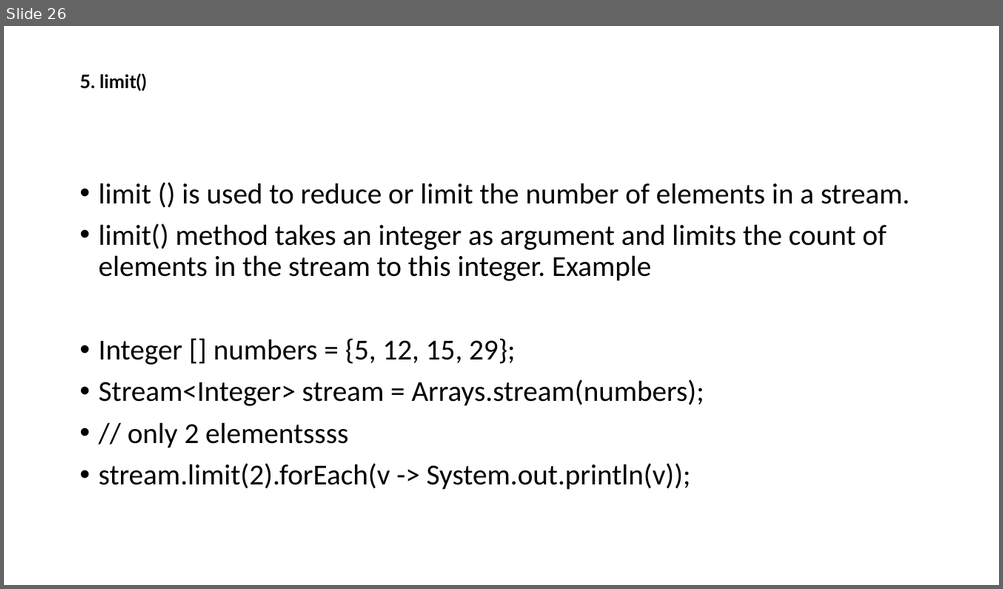
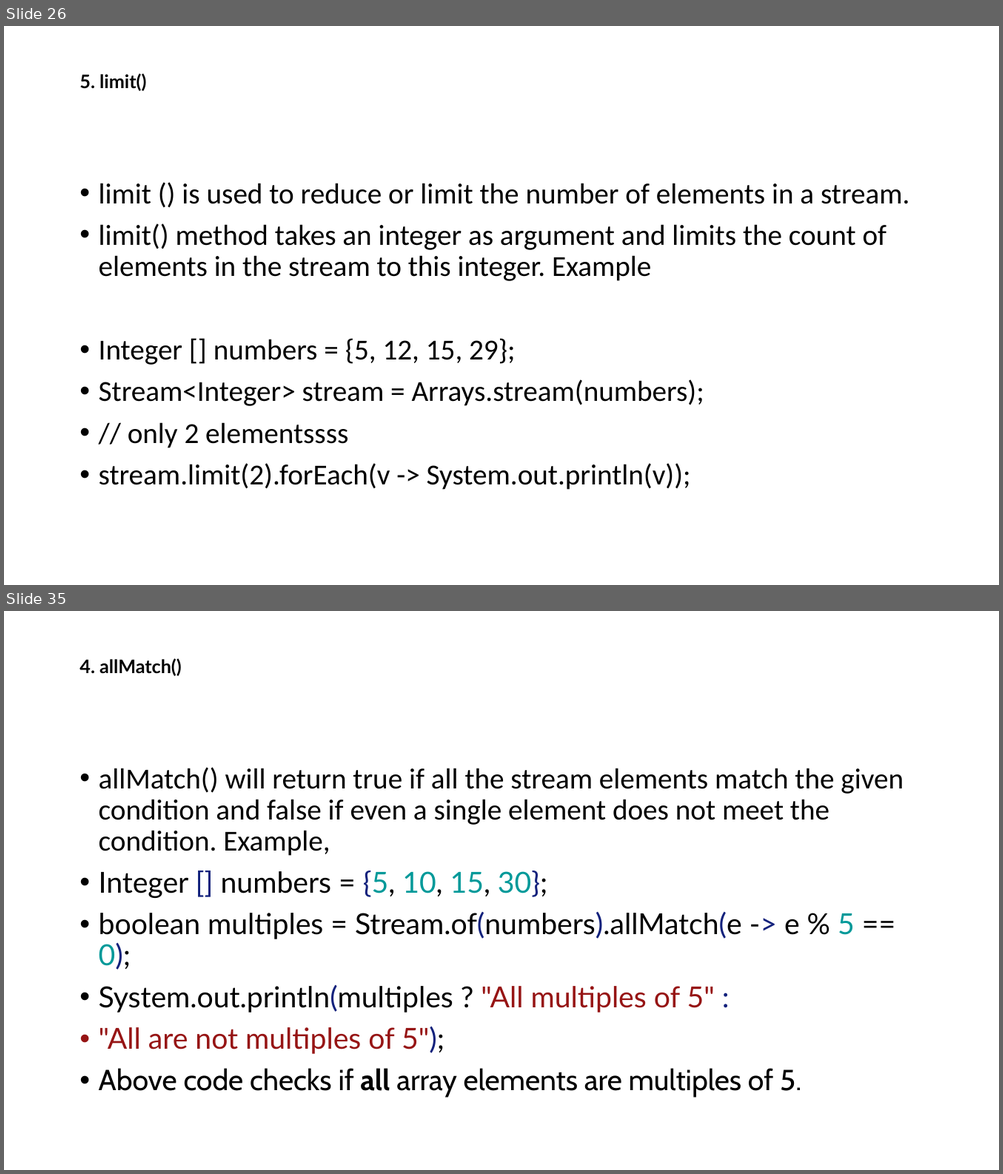
Before and after one commit to thinkervipulsrivastava/Life, a slide deck: Java8.pptx. Shown one above the other, each under a label of ours: slide 26 before the commit, slides 26 and 35 after it; the slides between them are not shown. The pictures are 1003x589 and 1003x1174 pixels, drawn with LibreOffice and Linux fonts; fonts in the diff are those of the drawing. Boxes give left, top, right and bottom in pixels: in the first picture for what was removed or moved away, otherwise in the second. Text is boxed around its words. In the diff, an @@ line names an element or a change of style, - is before the commit and + after.

```diff
--- a/Java8.pptx
+++ b/Java8.pptx
@@ slide 35 added at bbox=[4, 611, 999, 1170], background #FFFFFF @@
@@ title added at bbox=[79, 658, 182, 676], 18 pt, text #000000, bold @@
+4. allMatch()
@@ text added at bbox=[99, 767, 903, 1098], 28 pt, text #000000 @@
+• allMatch() will return true if all the stream elements match the given condition and false if even a single element does not meet the condition. Example,
+• Integer [] numbers = {5, 10, 15, 30};
+• boolean multiples = Stream.of(numbers).allMatch(e -> e % 5 == 0);
+• System.out.println(multiples ? "All multiples of 5" :
+• "All are not multiples of 5");
+• Above code checks if all array elements are multiples of 5.
```
Also in this commit, not shown: 3 slides changed, 17 other slides added, 4 other files.
